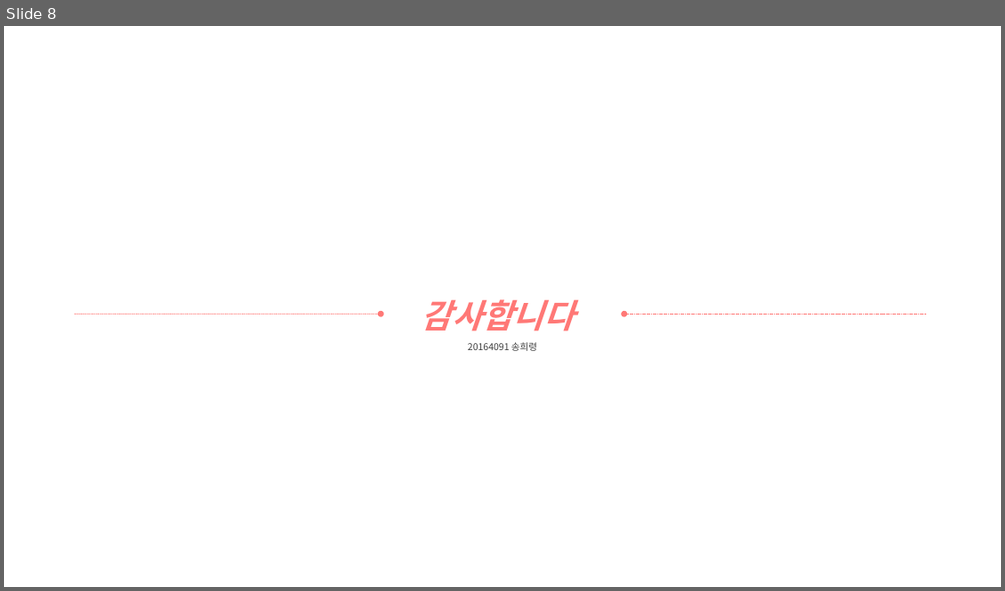
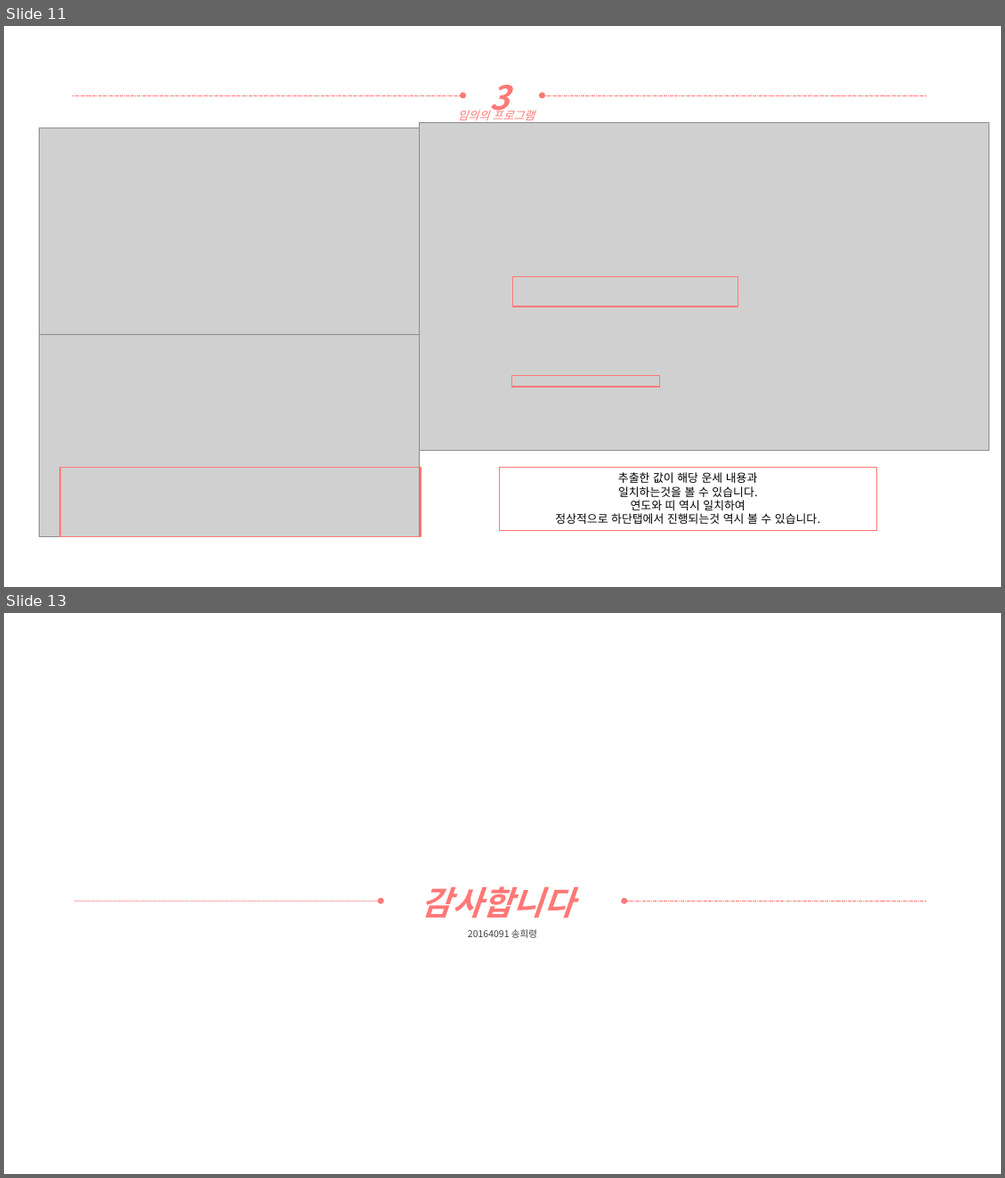
Before and after one commit to yooatom2200/Programing_Base_2, a slide deck: 3장/20164091-송희령-3주차 과제.pptx. Shown one above the other, each under a label of ours: slide 8 before the commit, slides 11 and 13 after it; the slides between them are not shown. The pictures are 1005x591 and 1005x1178 pixels, drawn with LibreOffice and Linux fonts; fonts in the diff are those of the drawing; grey boxes stand for pictures. Boxes give left, top, right and bottom in pixels: in the first picture for what was removed or moved away, otherwise in the second. Text is boxed around its words. In the diff, an @@ line names an element or a change of style, - is before the commit and + after.

```diff
--- a/3장/20164091-송희령-3주차 과제.pptx
+++ b/3장/20164091-송희령-3주차 과제.pptx
@@ slide 11 added at (4,26,1001,587), background #FFFFFF @@
@@ arrow added from (73, 95) to (463, 95), #FF7876 0.5 pt dashed @@
@@ text added at (489,85,509,119), 32 pt, text #FF7876, bold, italic @@
+3
@@ arrow added from (926, 95) to (542, 95), #FF7876 0.5 pt dashed @@
@@ picture added at (39,128,421,338) @@
@@ picture added at (419,122,989,450) @@
@@ text added at (458,108,534,124), 11 pt, text #FF7876, italic @@
+임의의 프로그램
@@ rectangle added at (513,276,738,306), outline #FF7876 1 pt @@
@@ picture added at (39,335,419,537) @@
@@ rectangle added at (512,375,660,386), outline #FF7876 1 pt @@
@@ rectangle added at (60,467,421,537), outline #FF7876 1 pt @@
@@ rectangle added at (499,467,877,530), outline #FF7876 1 pt, 11 pt, text #000000 @@
+추출한 값이 해당 운세 내용과
+일치하는것을 볼 수 있습니다.
+연도와 띠 역시 일치하여
+정상적으로 하단탭에서 진행되는것 역시 볼 수 있습니다.
@@ what was slide 8 is now slide 13 @@
```
Also in this commit, not shown: 4 other slides added, 2 other files.
